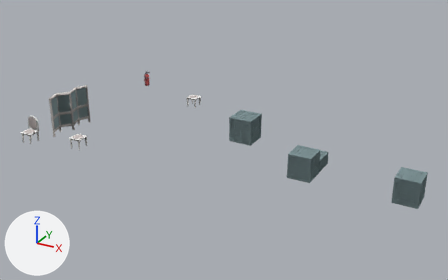
A saved change to the glTF model www/models/lba2/iso_scenes/79.glb.
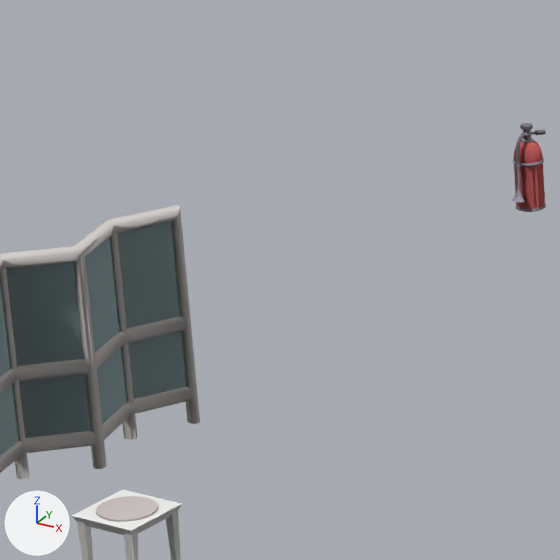
Old and new are each drawn whole from a 50 mm camera at (38.25, -49.32, 22.18) aimed at (17.25, -11.14, 3.09) and again close up on the part from 13% to 34% of the width and 18% to 52% of the height. The lights are fixed; the arrows at lower left show +X, +Y and +Z. Where no turn or scale is listed for an object, it has been applied to the vertices. Vertices at the same position are counted once.

The first close-up shows 'colored'.
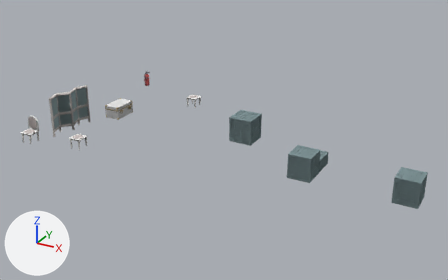
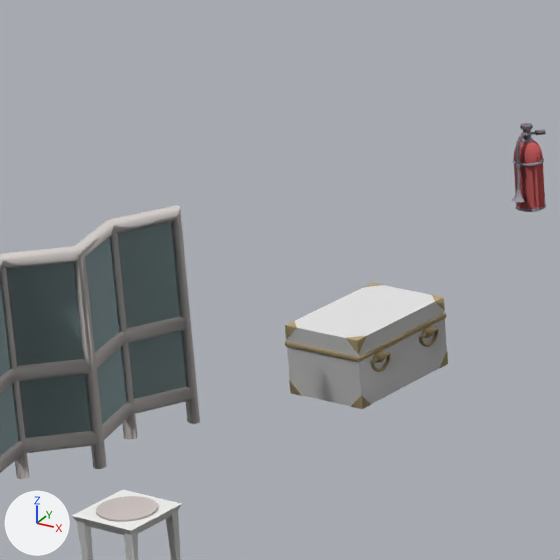
What differs and where, as boxes (x1, y1, x2, y2) in the close-ups (560 x 560 px):
'textured_3ae5a113', added: after (286, 285, 447, 406)
part 1 of me_mesh_0, added: after (285, 283, 448, 409)

The edits, one by one:
Material 'Material_1' (mat_material_1) is new.
Its base color is (0.8, 0.8, 0.8) (white #e7e7e7).
Its roughness is 1.0.
me_mesh_0 is used by ob_colored; location (0.0, 0.0, 0.0).
me_mesh_0 had 3478 vertices, 6758 faces and spanned x 3.0..31.9, y -18.0..-4.0, z 0.5..5.8.
me_mesh_0 now has 4644 vertices, 8974 faces and spans x 3.0..31.9, y -18.0..-4.0, z 0.5..5.8.
me_mesh_0 part 1: 1166 vertices added at x 5.2..6.8, y -10.6..-8.4, z 2.5..3.6.
Mesh me_mesh_1_1 is new.
It has 62 vertices, 96 faces and spans x 5.34..6.66, y -10.54..-8.46, z 2.5..3.56.
It uses material mat_material_1 (its picture is missing).
Object 'textured_3ae5a113' (ob_textured_3ae5a113) is new; it shows me_mesh_1_1.
Its location is (0.0, 0.0, 0.0).
